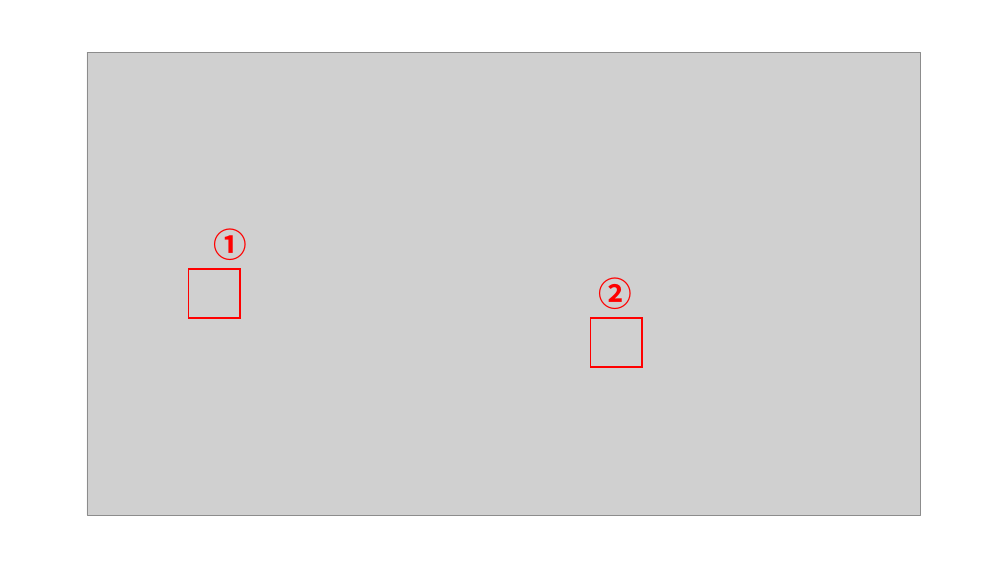
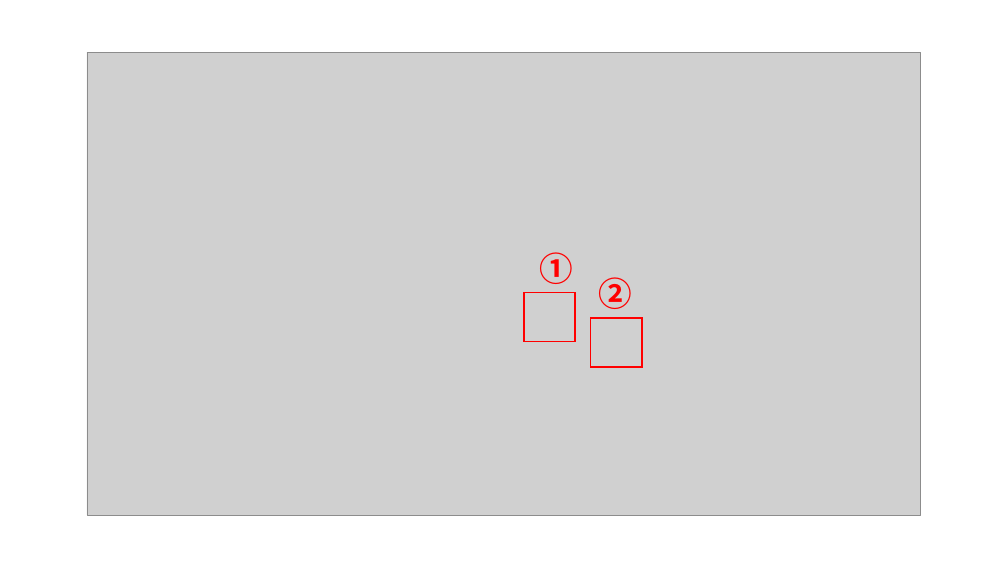
Before and after one commit to epoxx-arch/Torque_vectoringthesis, a slide deck: slide 12 of 졸업 논문/picture/그림모음.pptx. Drawn at 1008x567 pixels with LibreOffice and Linux fonts; fonts in the diff are those of the drawing; grey boxes stand for pictures. Boxes give left, top, right and bottom in pixels: in the first picture for what was removed or moved away, otherwise in the second. Text is boxed around its words. In the diff, an @@ line names an element or a change of style, - is before the commit and + after.

```diff
--- a/졸업 논문/picture/그림모음.pptx
+++ b/졸업 논문/picture/그림모음.pptx
@@ text "①": place and size @@
-text "①" at box(214, 228, 248, 260)
+text "①" at box(539, 252, 573, 284)
@@ rectangle: place and size @@
-rectangle at box(188, 269, 240, 318)
+rectangle at box(524, 293, 575, 342)
```
Also in this commit, not shown: 5 other files.
